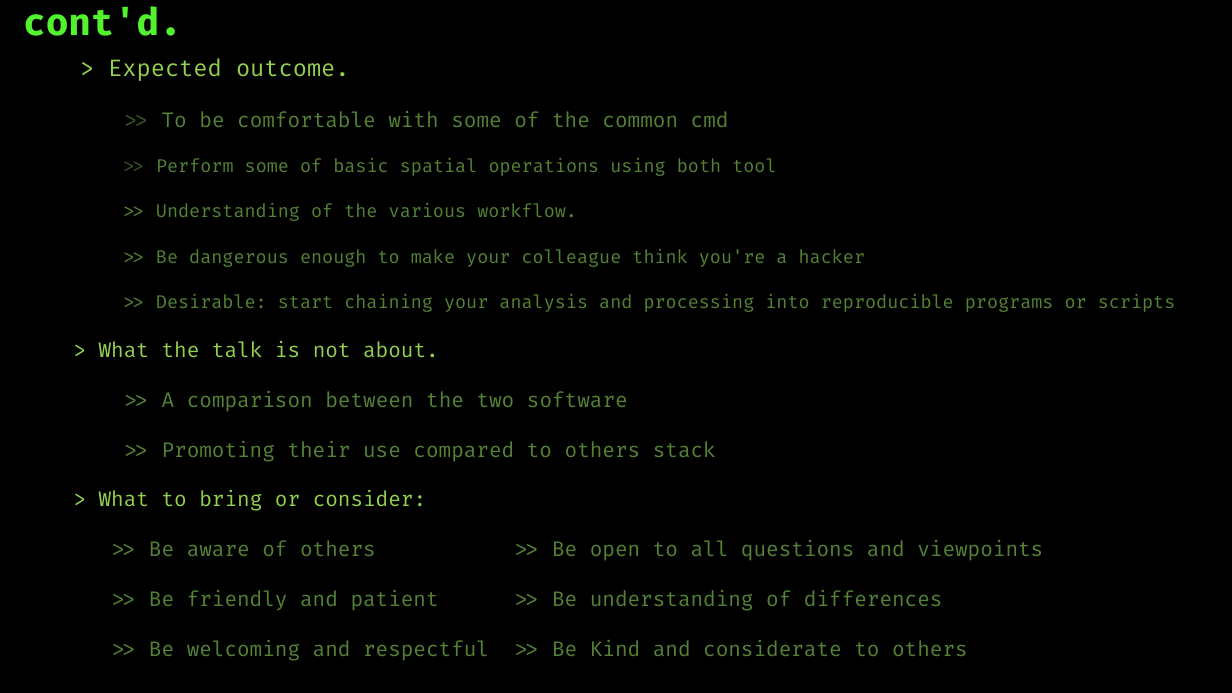
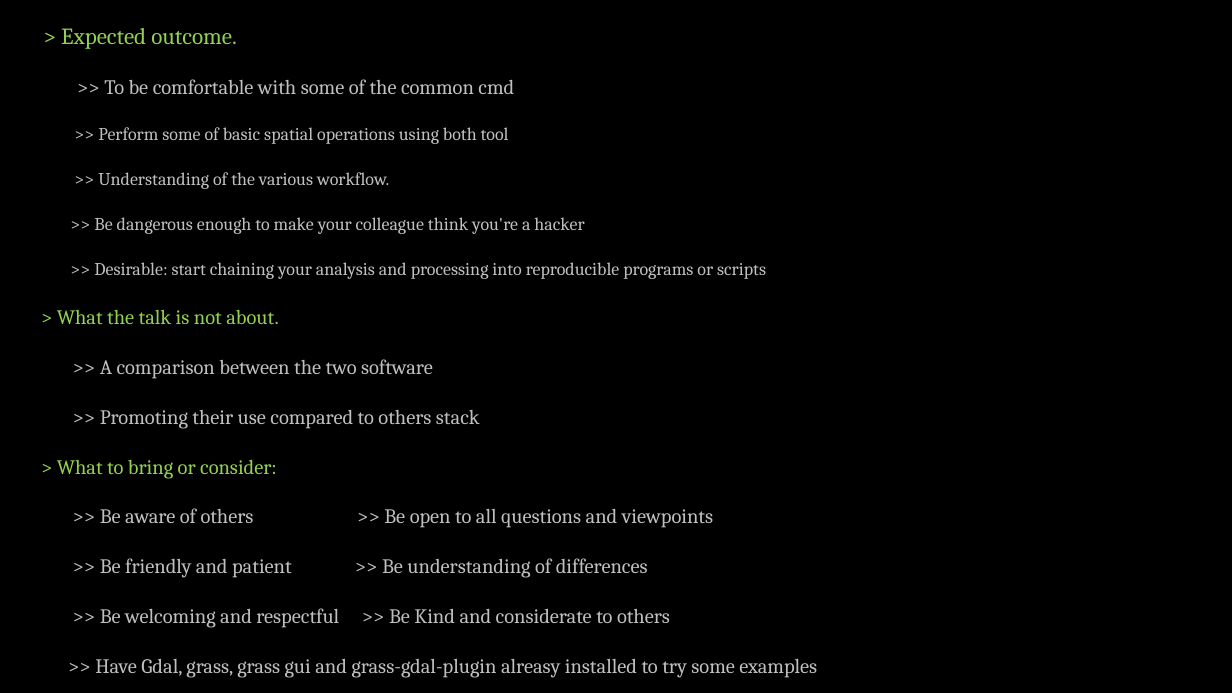
Before and after one commit to koyo-nic/gdal-grass-2021, a slide deck: slide 6 of Presentation.pptx. Drawn at 1232x693 pixels with LibreOffice and Linux fonts; fonts in the diff are those of the drawing; background and template pictures are left out. Boxes give left, top, right and bottom in pixels: in the first picture for what was removed or moved away, otherwise in the second. Text is boxed around its words. In the diff, an @@ line names an element or a change of style, - is before the commit and + after.

```diff
--- a/Presentation.pptx
+++ b/Presentation.pptx
@@ text "> Expected outcome.": place and size @@
-text "> Expected outcome." at (99, 58, 1176, 661)
+text "> Expected outcome." at (57, 28, 817, 678)
@@ title removed at (23, 6, 182, 36) @@
-cont'd.
@@ text at (57, 28, 766, 628): font Fira Code to Cambria in "> Expected outcome.", ">> To be comfortable with some of ...", ">> Perform some of basic spatial operations ...", ">> Understanding of the various workflow." and 9 more places; text colour #385723 to #BFBFBF in ">>", ">>"; text colour #548235 to #BFBFBF in "To be comfortable with some of the ...", "Perform some of basic spatial operations using ...", ">> Understanding of the various workflow.", ">> Be dangerous enough to make your ..." and 6 more places @@
@@ text at (95, 659, 817, 678): paragraph added @@
+>> Have Gdal, grass, grass gui and grass-gdal-plugin alreasy installed to try some examples
```
Also in this commit, not shown: 6 other slides changed, 3 slides added, 2 slides removed.
